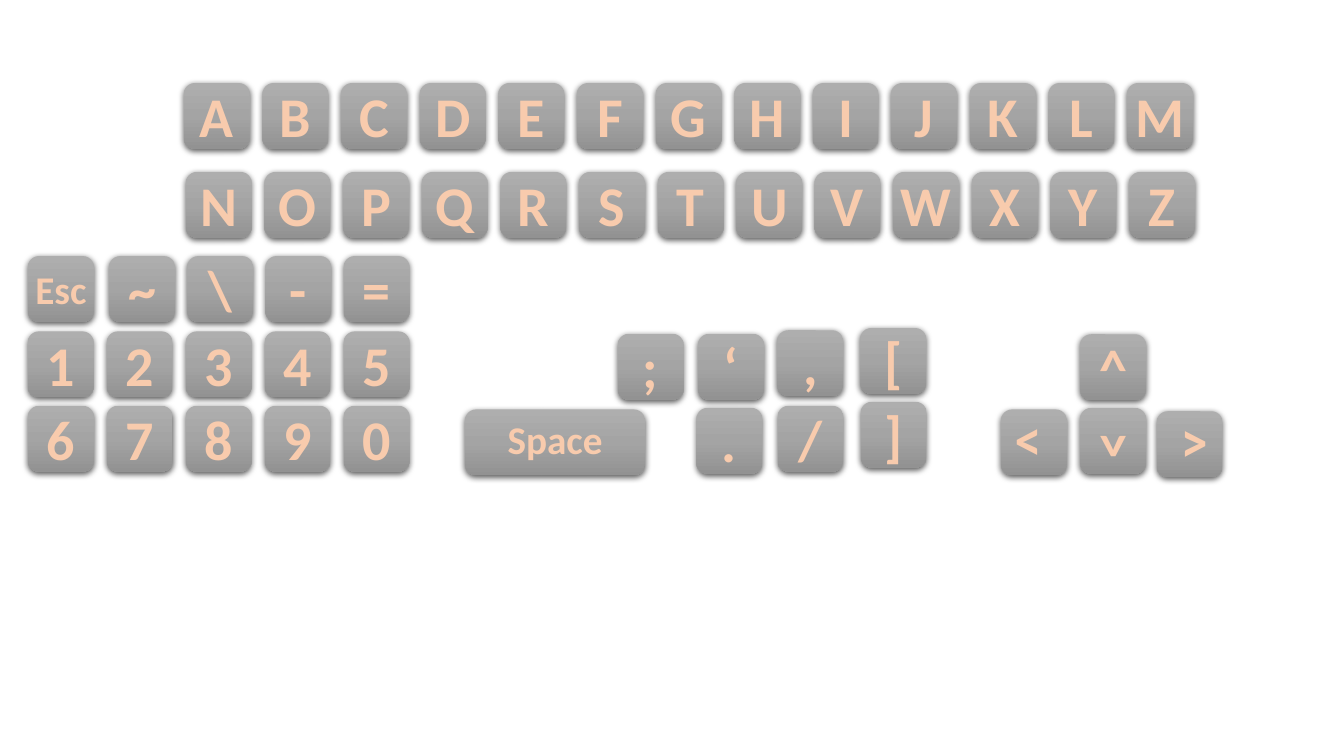
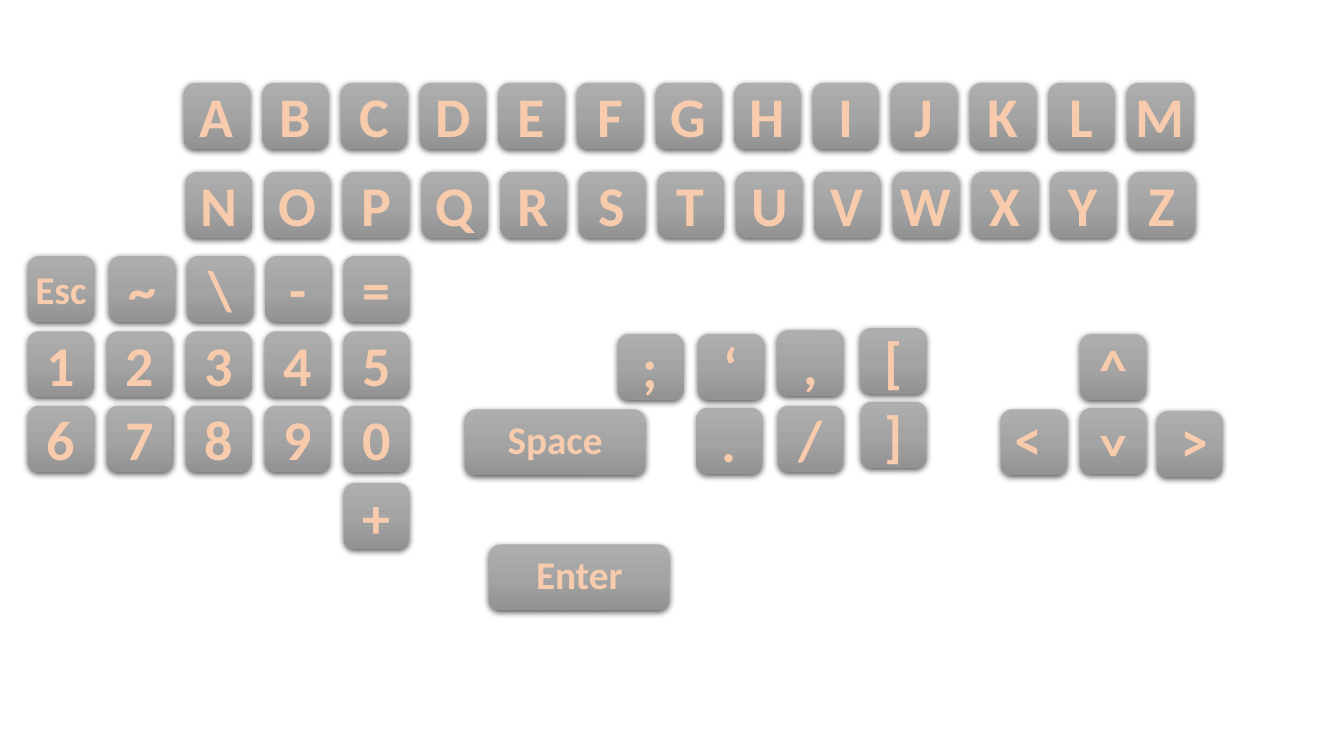
Before and after one commit to ANCrowther/BewareApp, a slide deck: slide 2 of Beware/Content/designs.pptx. Drawn at 1344x756 pixels with LibreOffice and Linux fonts; fonts in the diff are those of the drawing. Boxes give left, top, right and bottom in pixels: in the first picture for what was removed or moved away, otherwise in the second. Text is boxed around its words. In the diff, an @@ line names an element or a change of style, - is before the commit and + after.

Commit message:
Saved updated designs in ppt.

```diff
--- a/Beware/Content/designs.pptx
+++ b/Beware/Content/designs.pptx
@@ text added at (352,477,401,555), 40 pt, text #F8CBAD, bold @@
++
@@ rounded rectangle added at (344,483,409,548), fill gradient #AFAFAF to #A5A5A5 to #939393 @@
@@ rounded rectangle added at (489,544,668,610), fill gradient #AFAFAF to #A5A5A5 to #939393 @@
@@ text added at (536,564,622,589), 28 pt, text #F8CBAD, bold @@
+Enter
```
